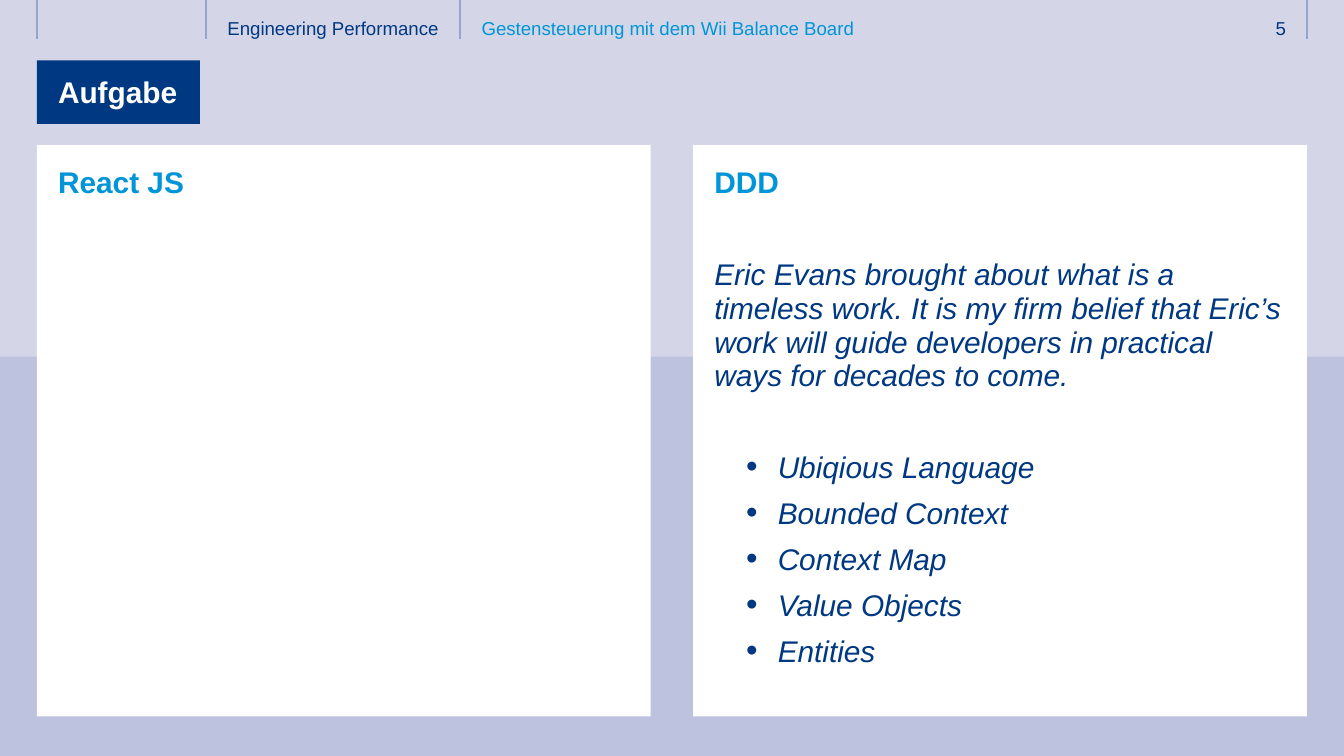
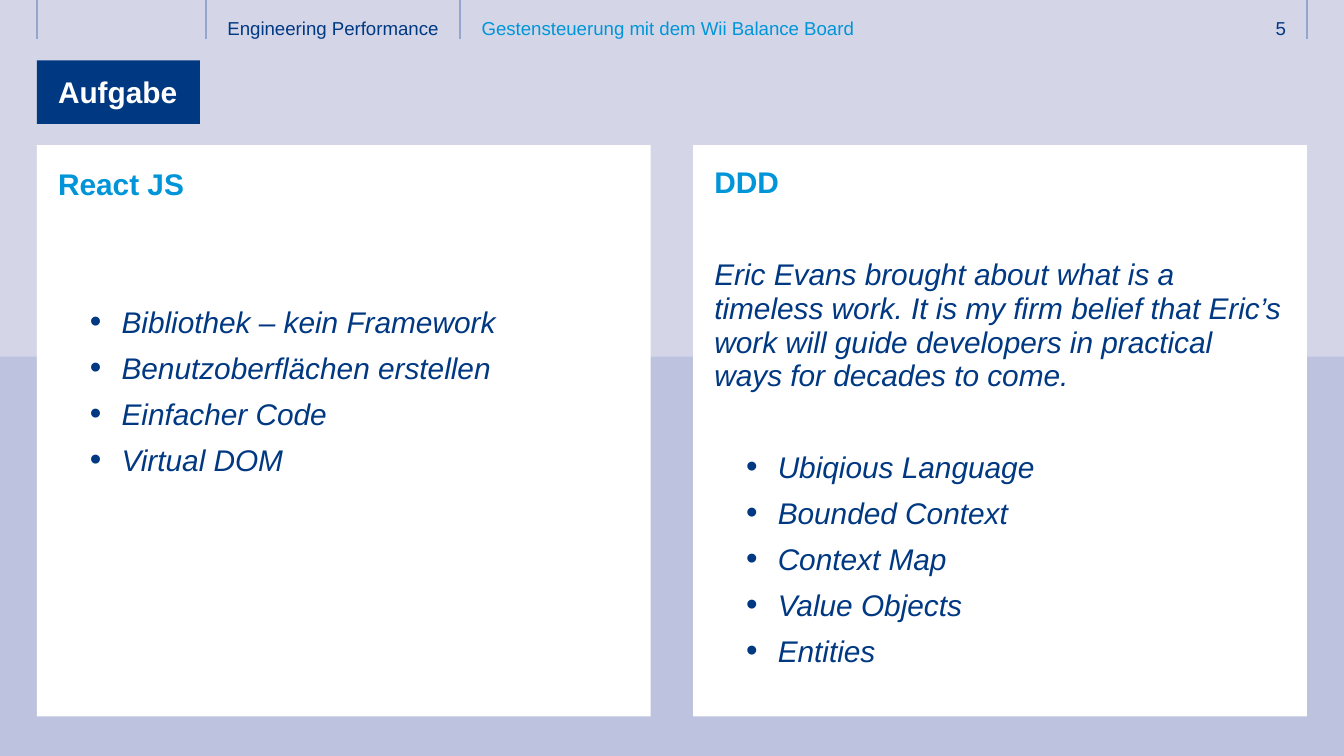
Before and after one commit to ThomasHein/3T2017, a slide deck: slide 5 of Folien/3T_2017_React und DDD.pptx. Drawn at 1344x756 pixels with LibreOffice and Linux fonts; fonts in the diff are those of the drawing; background and template pictures are left out. Boxes give left, top, right and bottom in pixels: in the first picture for what was removed or moved away, otherwise in the second. Text is boxed around its words. In the diff, an @@ line names an element or a change of style, - is before the commit and + after.

```diff
--- a/Folien/3T_2017_React und DDD.pptx
+++ b/Folien/3T_2017_React und DDD.pptx
@@ text at (x1=122, y1=311, x2=496, y2=472): paragraphs added @@
+      • Bibliothek – kein Framework
+      • Benutzoberflächen erstellen
+      • Einfacher Code
+      • Virtual DOM
```
Also in this commit, not shown: 3 other slides changed, 6 slides added, 2 slides removed, 1 other file.
